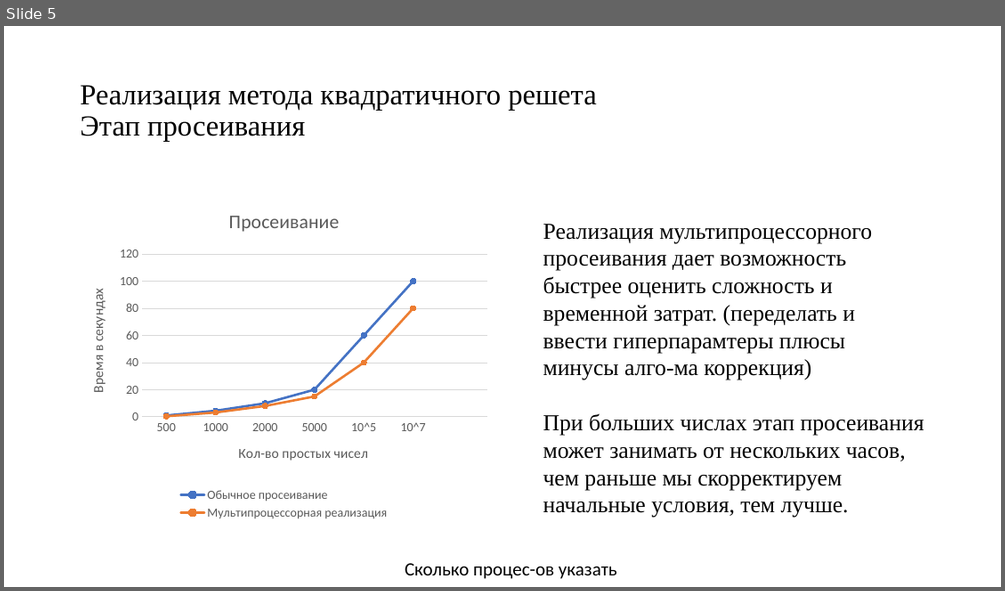
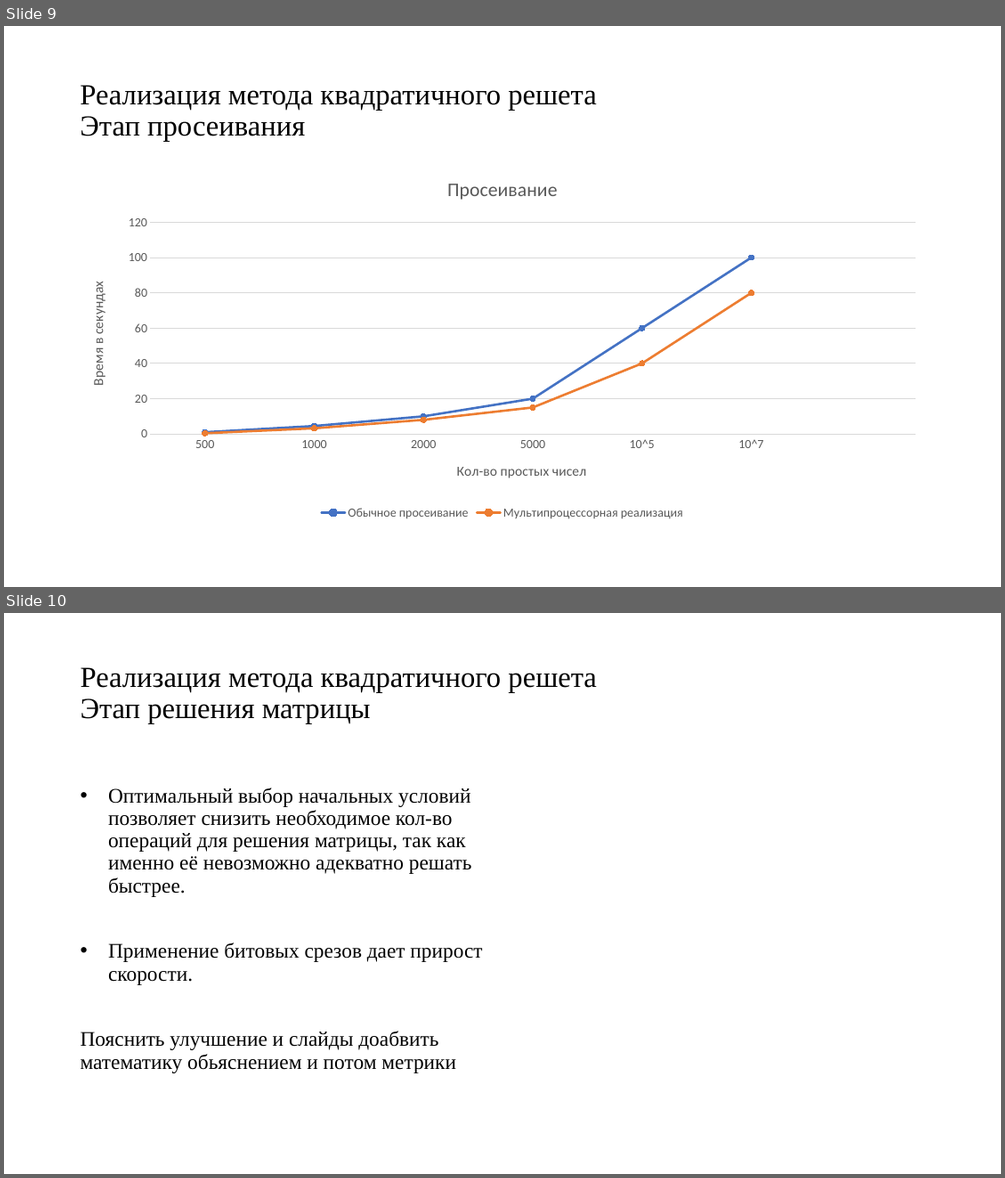
Before and after one commit to pagamov/VKR, a slide deck: Гамов Павел Чтения.pptx. Shown one above the other, each under a label of ours: slide 5 before the commit, slides 9 and 10 after it. The pictures are 1005x591 and 1005x1178 pixels, drawn with LibreOffice and Linux fonts; fonts in the diff are those of the drawing. Boxes give left, top, right and bottom in pixels: in the first picture for what was removed or moved away, otherwise in the second. Text is boxed around its words. In the diff, an @@ line names an element or a change of style, - is before the commit and + after.

```diff
--- a/Гамов Павел Чтения.pptx
+++ b/Гамов Павел Чтения.pptx
@@ slide 10 added at (4, 613, 1001, 1174), background #FFFFFF @@
@@ title added at (81, 667, 596, 723), 28 pt, text #000000 @@
+Реализация метода квадратичного решета
+Этап решения матрицы
@@ text added at (81, 787, 482, 1073), 20 pt, text #000000 @@
+• Оптимальный выбор начальных условий позволяет снизить необходимое кол-во операций для решения матрицы, так как именно её невозможно адекватно решать быстрее.
+• Применение битовых срезов дает прирост скорости.
+Пояснить улучшение и слайды доабвить математику обьяснением и потом метрики
@@ what was slide 5 is now slide 9 @@
@@ slide 9 changed as well @@
@@ line chart: place and size @@
-line chart at (73, 193, 496, 523)
+line chart at (73, 160, 933, 523)
@@ text removed at (543, 224, 924, 517) @@
-Реализация мультипроцессорного просеивания дает возможность быстрее оценить сложность и временной затрат. (переделать и ввести гиперпарамтеры плюсы минусы алго-ма коррекция)
-При больших числах этап просеивания может занимать от нескольких часов, чем раньше мы скорректируем начальные условия, тем лучше.
@@ text removed at (404, 563, 617, 579) @@
-Сколько процес-ов указать
```
Also in this commit, not shown: 5 other slides changed, 6 other slides added, 1 slide removed, 1 other file.
